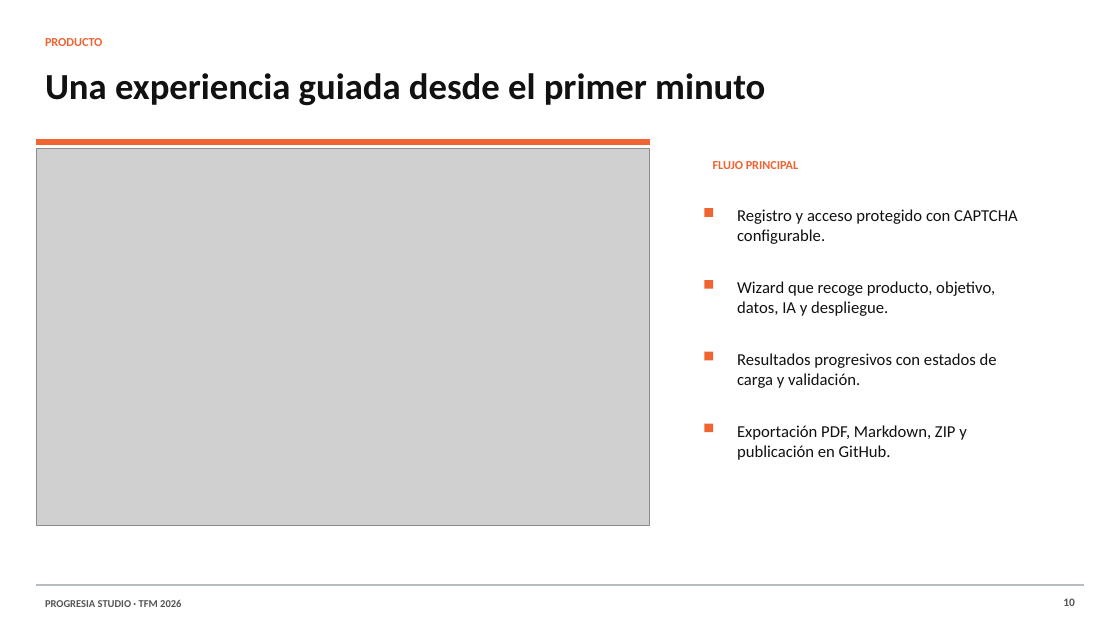
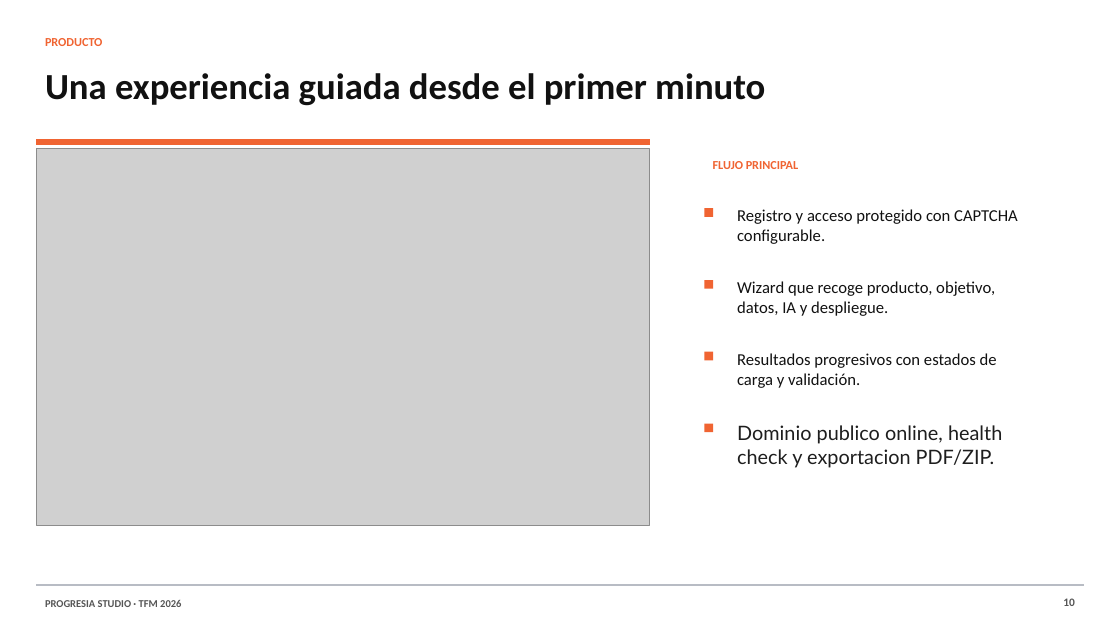
Before and after one commit to seurob/progresia, a slide deck: slide 10 of entrega-tfm/ProgresIA-Studio-TFM-final.pptx. Drawn at 1120x630 pixels with LibreOffice and Linux fonts; fonts in the diff are those of the drawing; grey boxes stand for pictures. Boxes give left, top, right and bottom in pixels: in the first picture for what was removed or moved away, otherwise in the second. Text is boxed around its words. In the diff, an @@ line names an element or a change of style, - is before the commit and + after.

Commit message:
Update TFM materials for public deployment

```diff
--- a/entrega-tfm/ProgresIA-Studio-TFM-final.pptx
+++ b/entrega-tfm/ProgresIA-Studio-TFM-final.pptx
@@ text at [737,425,1002,468]: text changed; size 14.2 to 17 pt; font Calibri to Lato; text colour #111111 to #1E1E1E @@
-Exportación PDF, Markdown, ZIP y publicación en GitHub.
+Dominio publico online, health check y exportacion PDF/ZIP.
```
Also in this commit, not shown: 4 other slides changed, 3 other files.
